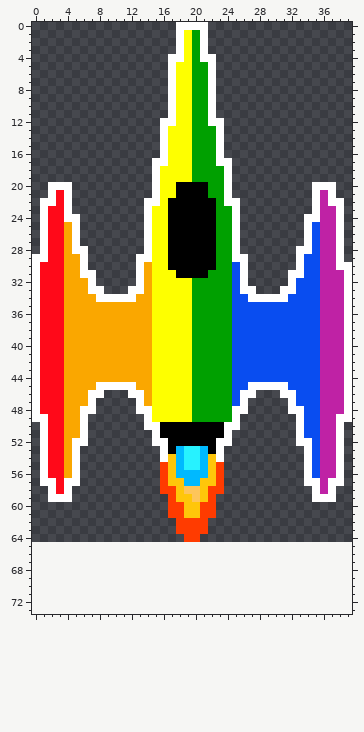
Two states of a sprite sheet, Game/Media/Art/ShipThrust.png. Above is the file before it was changed.
The file is 40x65 pixels. The old version is drawn lined up with the new one, on the new canvas.
And afterwards:
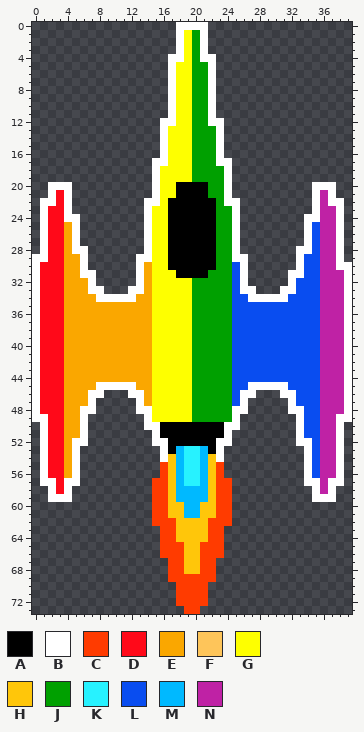
Palette (. is transparent): A #000000  B #ffffff  C #ff3b00  D #ff0919  E #faa700  F #fec55a  G #feff00  H #ffc60a  J #00a000  K #27f2ff  L #094df0  M #00b9ff  N #bf22a5
From old to new:
canvas 40x65 -> 40x74
Colour C is added in rows 57 to 58 at x 15 and 24; in rows 59 to 61 at x 15 to 16 and 23 to 24; in row 62 at x 15 to 17 and 22 to 24; in rows 63 to 64 at x 16 to 17 and 22 to 23; in rows 65 to 66 at x 16 to 18 and 21 to 23; in rows 67 to 68 at x 17 to 18 and 21 to 22.
Colour C is added in row 69 at x 17 to 22; in rows 70 to 72 at x 18 to 21; in row 73 at x 19 to 20.
Colour H is added in row 64 at x 18 and 21; in rows 65 to 68 at x 19 to 20.
Colour H replaces colour C in rows 58 to 59 at x 17 and 22; in rows 60 to 61 at x 17 to 18 and 21 to 22; in rows 62 to 63 at x 18 to 21; in row 64 at x 19 to 20.
Colour K replaces colour M in rows 56 to 57 at x 19 to 20.
Colour M replaces colour F in row 58 at x 19 to 20; in row 59 at x 20.
Colour M replaces colour H in rows 57 to 58 at x 18 and 21; in row 59 at x 18 to 19 and 21; in rows 60 to 61 at x 19 to 20.
